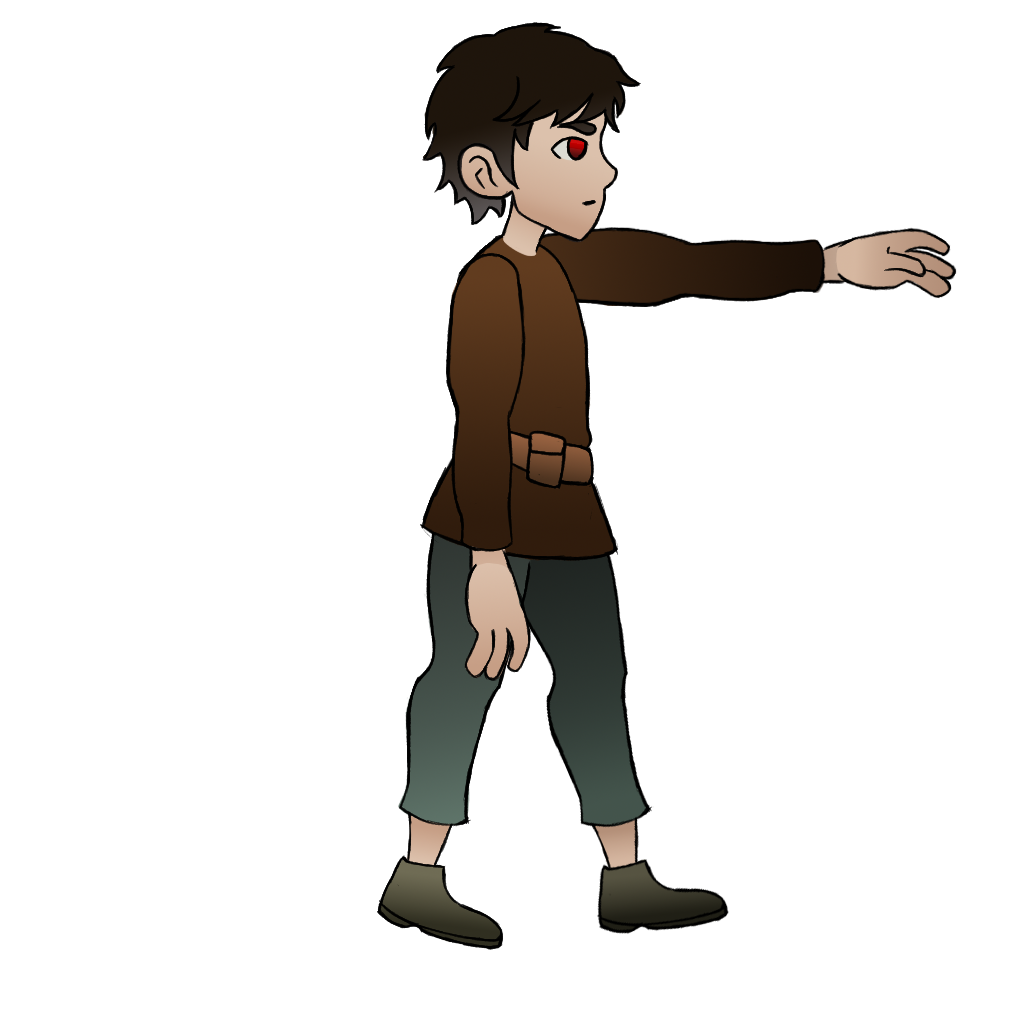
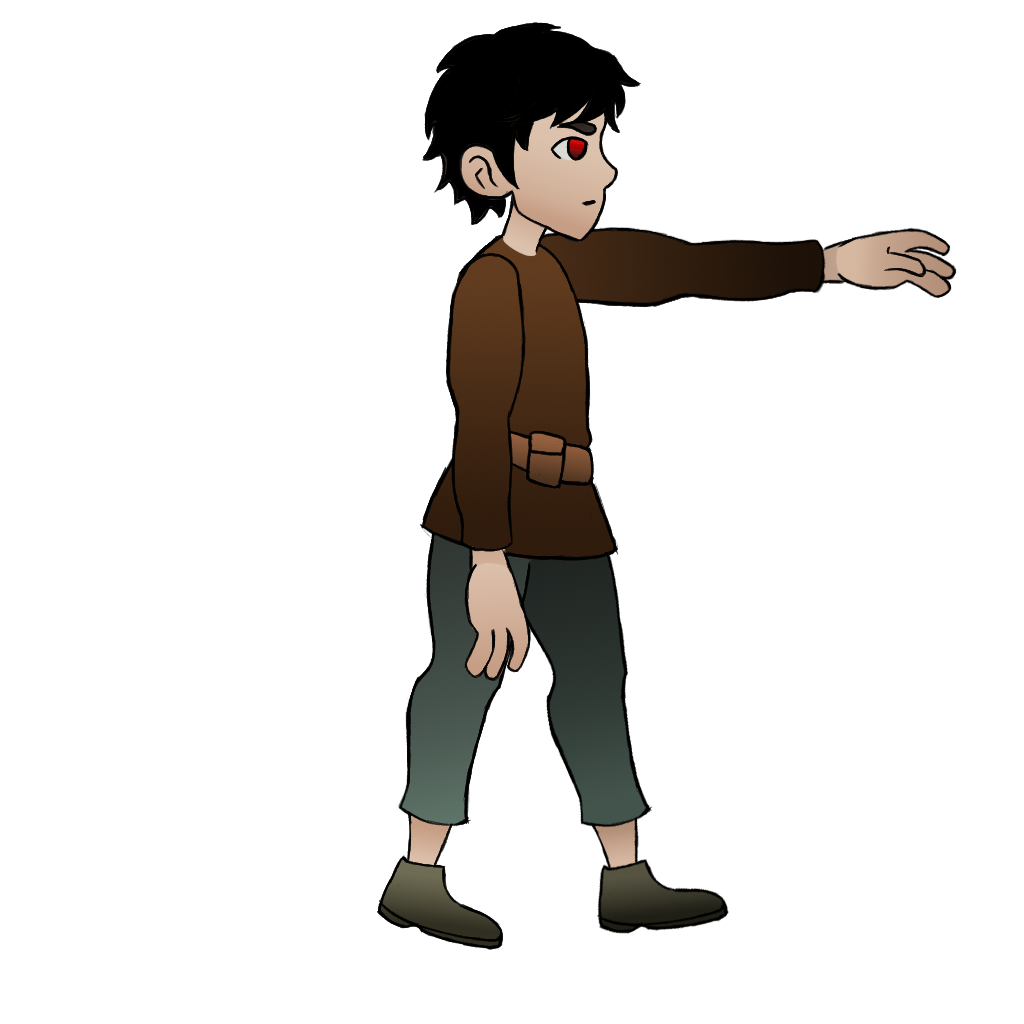
Layers edited between the first and the second 1024 x 1024 image:
painted on "main character head" over [426, 25, 636, 222]
